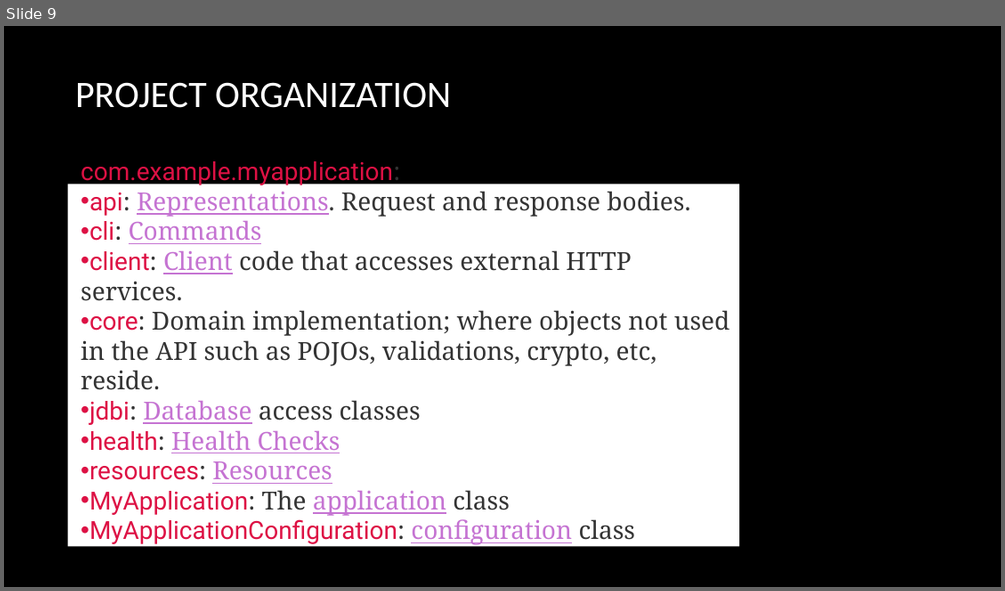
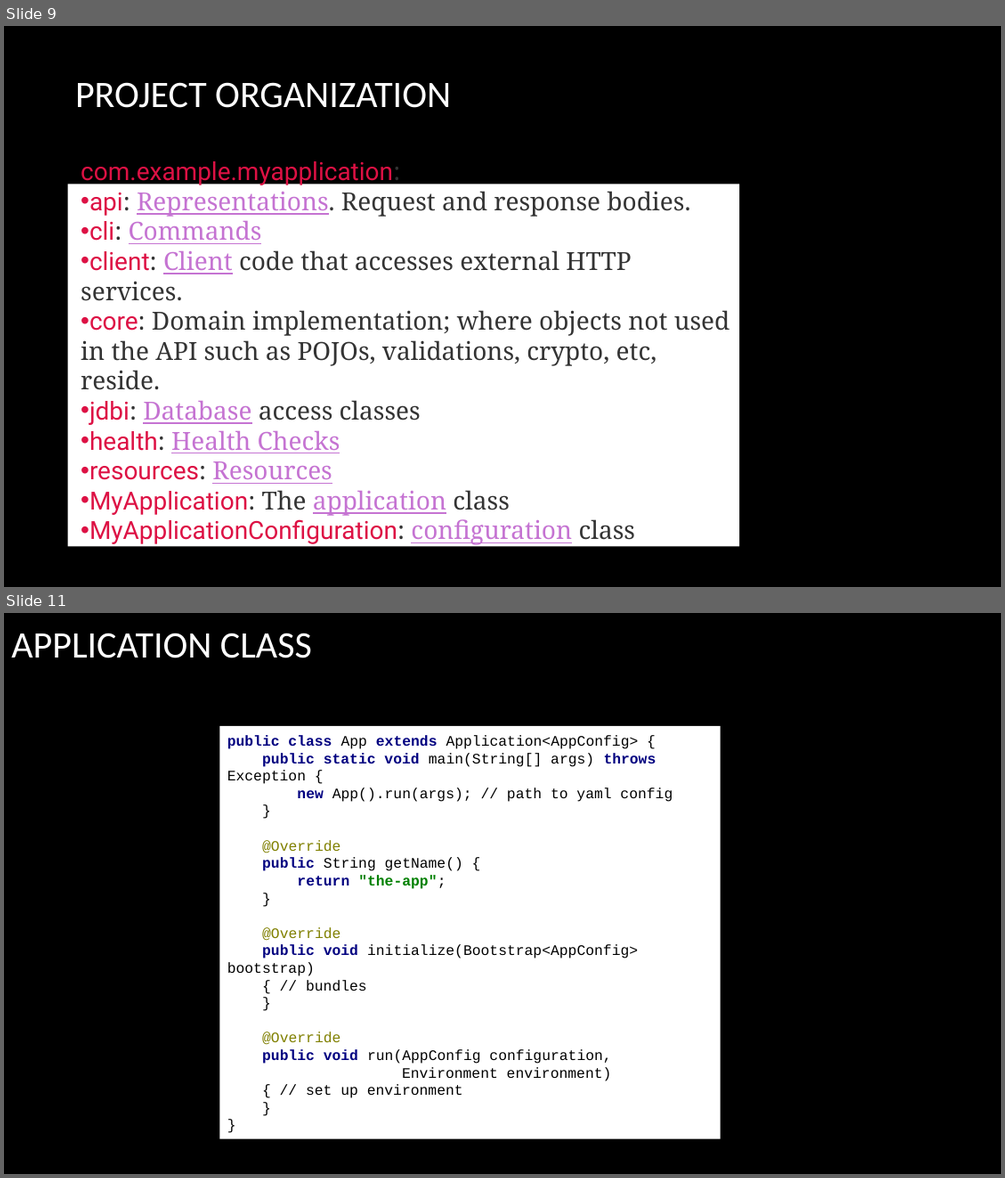
Before and after one commit to arenat/wiza_1, a slide deck: wiza.pptx. Shown one above the other, each under a label of ours: slide 9 before the commit, slides 9 and 11 after it; the slides between them are not shown. The pictures are 1005x591 and 1005x1178 pixels, drawn with LibreOffice and Linux fonts; fonts in the diff are those of the drawing; background and template pictures are left out. Boxes give left, top, right and bottom in pixels: in the first picture for what was removed or moved away, otherwise in the second. Text is boxed around its words. In the diff, an @@ line names an element or a change of style, - is before the commit and + after.

```diff
--- a/wiza.pptx
+++ b/wiza.pptx
@@ slide 11 added at box(4, 613, 1001, 1174), background picture (left out) @@
@@ title added at box(11, 633, 312, 658), 36 pt, text #FFFFFF @@
+APPLICATION CLASS
@@ rectangle added at box(220, 726, 720, 1139), fill #FFFFFF, 14 pt, text #000000 @@
+public class App extends Application<AppConfig> {
+public static void main(String[] args) throws Exception {
+new App().run(args); // path to yaml config
+}
+@Override
+public String getName() {
+return "the-app";
+}
+@Override
+public void initialize(Bootstrap<AppConfig> bootstrap)
+{ // bundles
+}
+@Override
+public void run(AppConfig configuration,
+Environment environment)
+{ // set up environment
+}
+}
```
Also in this commit, not shown: 2 slides changed, 4 other slides added, 6 other files.
